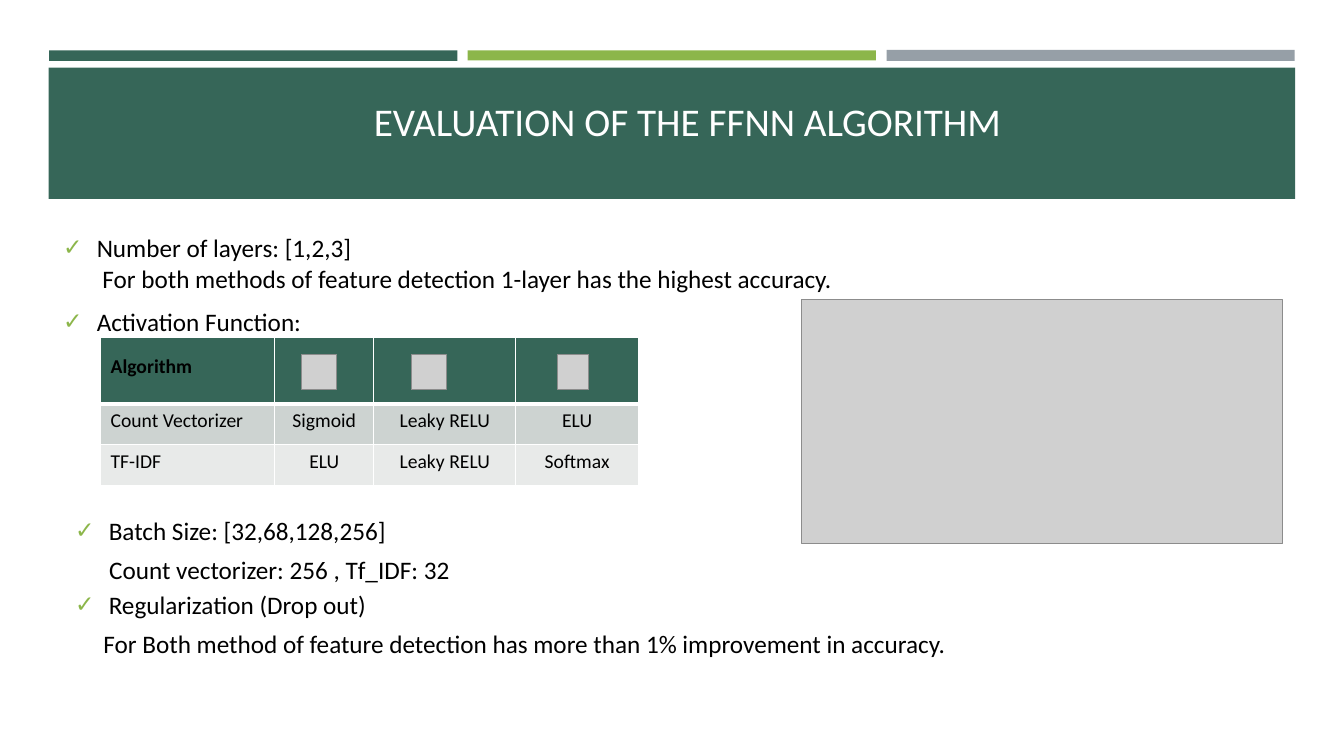
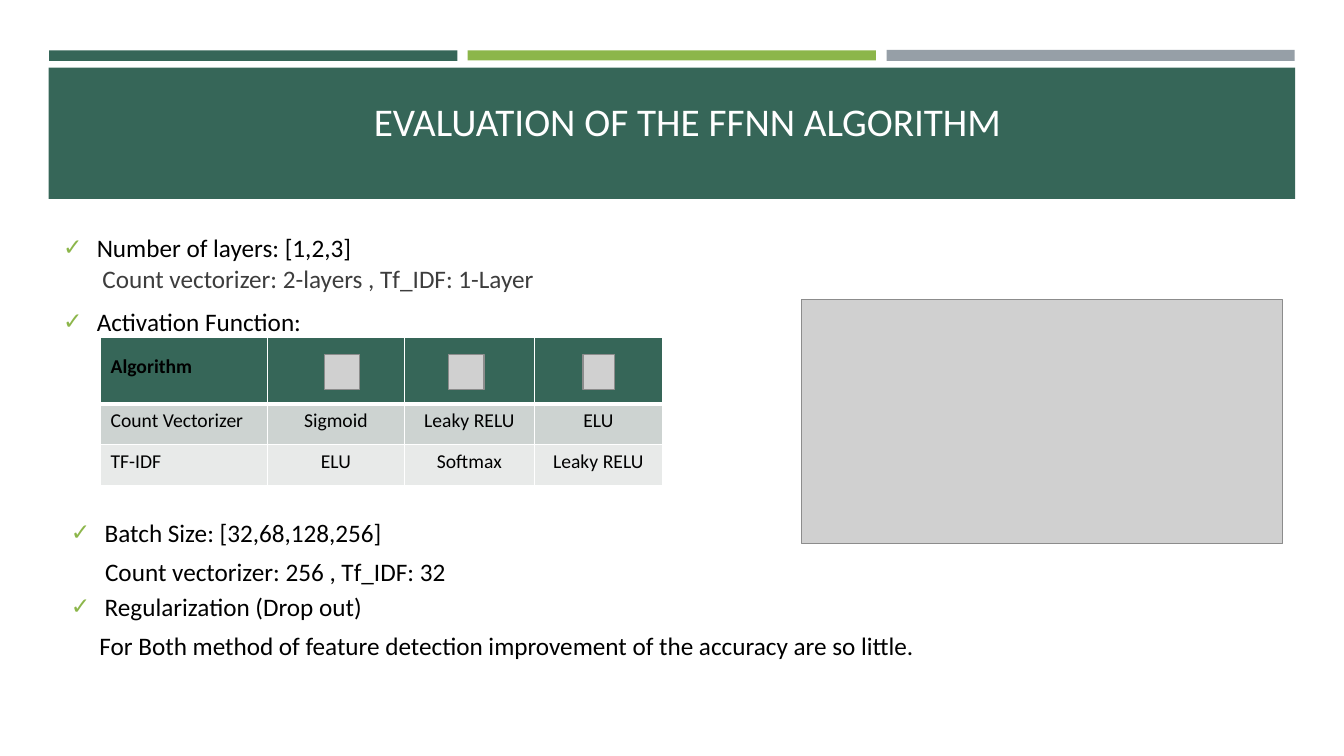
Before and after one commit to mrshokri/DAT-550, a slide deck: slide 4 of Presentation.pptx. Drawn at 1344x756 pixels with LibreOffice and Linux fonts; fonts in the diff are those of the drawing; grey boxes stand for pictures. Boxes give left, top, right and bottom in pixels: in the first picture for what was removed or moved away, otherwise in the second. Text is boxed around its words. In the diff, an @@ line names an element or a change of style, - is before the commit and + after.

Commit message:
New format of Presentation

```diff
--- a/Presentation.pptx
+++ b/Presentation.pptx
@@ text at (x1=97, y1=238, x2=533, y2=292): text changed; text colour #000000 to #3D3D3D @@
-✓ Number of layers: [1,2,3]
-  For both methods of feature detection 1-layer has the highest accuracy.
+✓ Number of layers: [1,2,3]
+  Count vectorizer: 2-layers , Tf_IDF: 1-Layer
@@ table at (x1=101, y1=338, x2=662, y2=486) @@
-row 3, column 3: Leaky RELU
+row 3, column 3: Softmax
-row 3, column 4: Softmax
+row 3, column 4: Leaky RELU
@@ table resized from (x1=101, y1=338, x2=639, y2=486) to (x1=101, y1=338, x2=662, y2=486) @@
@@ picture moved from (x1=302, y1=354, x2=338, y2=389) to (x1=325, y1=354, x2=360, y2=389) @@
@@ picture moved from (x1=411, y1=354, x2=447, y2=389) to (x1=449, y1=354, x2=484, y2=389) @@
@@ picture moved from (x1=558, y1=354, x2=589, y2=389) to (x1=583, y1=354, x2=614, y2=389) @@
@@ text at (x1=99, y1=637, x2=913, y2=659): text changed @@
-For Both method of feature detection has more than 1% improvement in accuracy.
+For Both method of feature detection improvement of the accuracy are so little.
```
